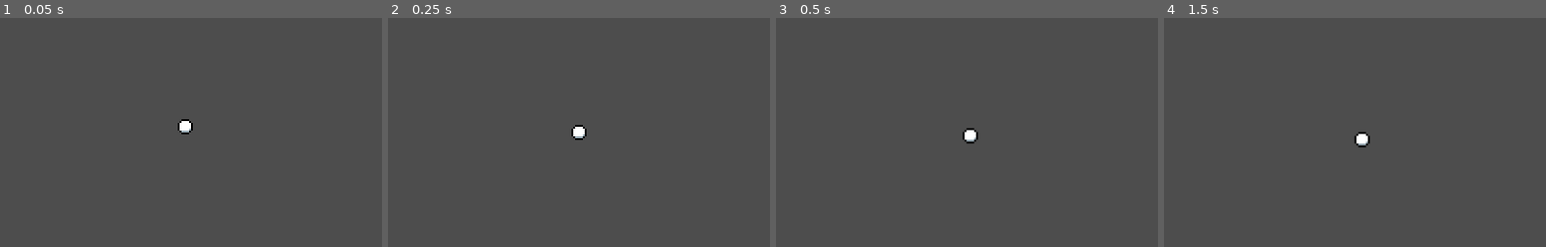
Above: before the commit, frames 1-4 (left to right).
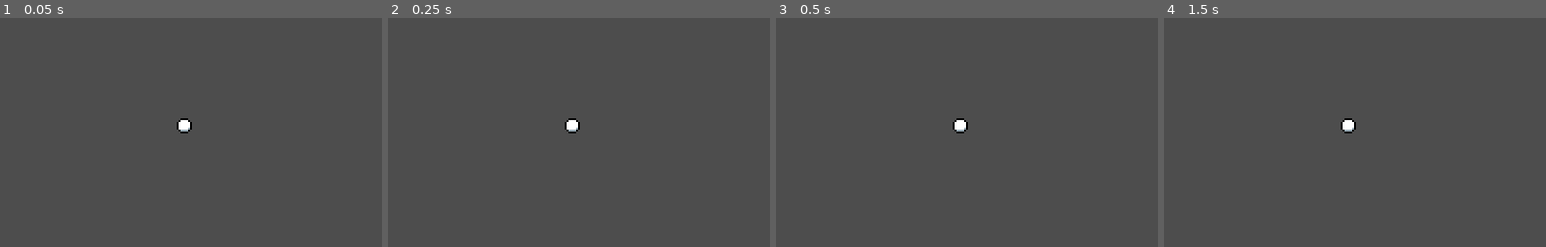
Above: after the commit, the same moments.

Repository: EscapESC/ProjectMini
Game: Godot game, scene res://test_room01.tscn
Same seed, same stepped clock (60 frames per second), same inputs: the game is played once before the commit and once after it.
Inputs (mouse positions are % of the whole screen's width and height, from its top left):
- Up to frame 1 (0.05 s): no input
- Up to frame 2 (0.25 s): no input
- Up to frame 3 (0.5 s): no input
- Up to frame 4 (1.5 s): move the mouse to (72, 45) at 0.52 s; press the mouse at (72, 45) at 0.53 s; move the mouse to (30, 55) at 1.27 s; release the mouse at (30, 55) at 1.28 s; click (30, 55) at 1.35 s
The pictures show only the part of the screen within x 26-76%, y 26-76%; the shares and areas given below are measured in that part.

The runs differ from the first frame. In frame 1, 0.1% of the frame differs, in the area x 46-51%, y 43-51%; in frame 2, 0.4%; in frame 3, 0.4%; in frame 4, 0.4%, in the area x 46-54%, y 43-57%.

Commit message:
Added: Simple ball shooting

Diff:
--- a/ball/ball.gd
+++ b/ball/ball.gd
@@ -3,8 +3,23 @@
 var ALLOW_SHOOT:bool = true;
 var CAN_SHOOT:bool = false;
 
-func _ready() -> void:
-	apply_impulse(Vector2(100,100),Vector2(0,0));
+var shoot_pos_start:Vector2;
+var shoot_pos_end:Vector2;
+var SHOOTING:bool = false;
+
+var range:int = 50;
+@export var forceMultiplayer = 50;
+
+func _unhandled_input(event: InputEvent) -> void:
+	if event.is_action_pressed("shoot") and get_global_mouse_position().x-self.position.x < range and get_global_mouse_position().x-self.position.x > -range and get_global_mouse_position().y-self.position.y < range and get_global_mouse_position().y-self.position.y > -range and self.linear_velocity < Vector2(1,1):
+		shoot_pos_start = get_global_mouse_position();
+		print("Starting shooting!")
+		SHOOTING = true;
+	elif event.is_action_released("shoot") and SHOOTING:
+		shoot_pos_end = get_global_mouse_position();
+		apply_force((shoot_pos_start-shoot_pos_end)*forceMultiplayer,Vector2(0,0));
+		print("Shooting!");
+		SHOOTING = false;
 
 func _physics_process(delta: float) -> void:
-	pass
+	print(self.linear_velocity);
--- a/project.godot
+++ b/project.godot
@@ -28,6 +28,14 @@
 
 project/assembly_name="ProjectMini"
 
+[input]
+
+shoot={
+"deadzone": 0.2,
+"events": [Object(InputEventMouseButton,"resource_local_to_scene":false,"resource_name":"","device":-1,"window_id":0,"alt_pressed":false,"shift_pressed":false,"ctrl_pressed":false,"meta_pressed":false,"button_mask":0,"position":Vector2(0, 0),"global_position":Vector2(0, 0),"factor":1.0,"button_index":1,"canceled":false,"pressed":false,"double_click":false,"script":null)
+]
+}
+
 [rendering]
 
 textures/canvas_textures/default_texture_filter=0
Not shown, added: ball/ball.tscn1925021620.tmp
